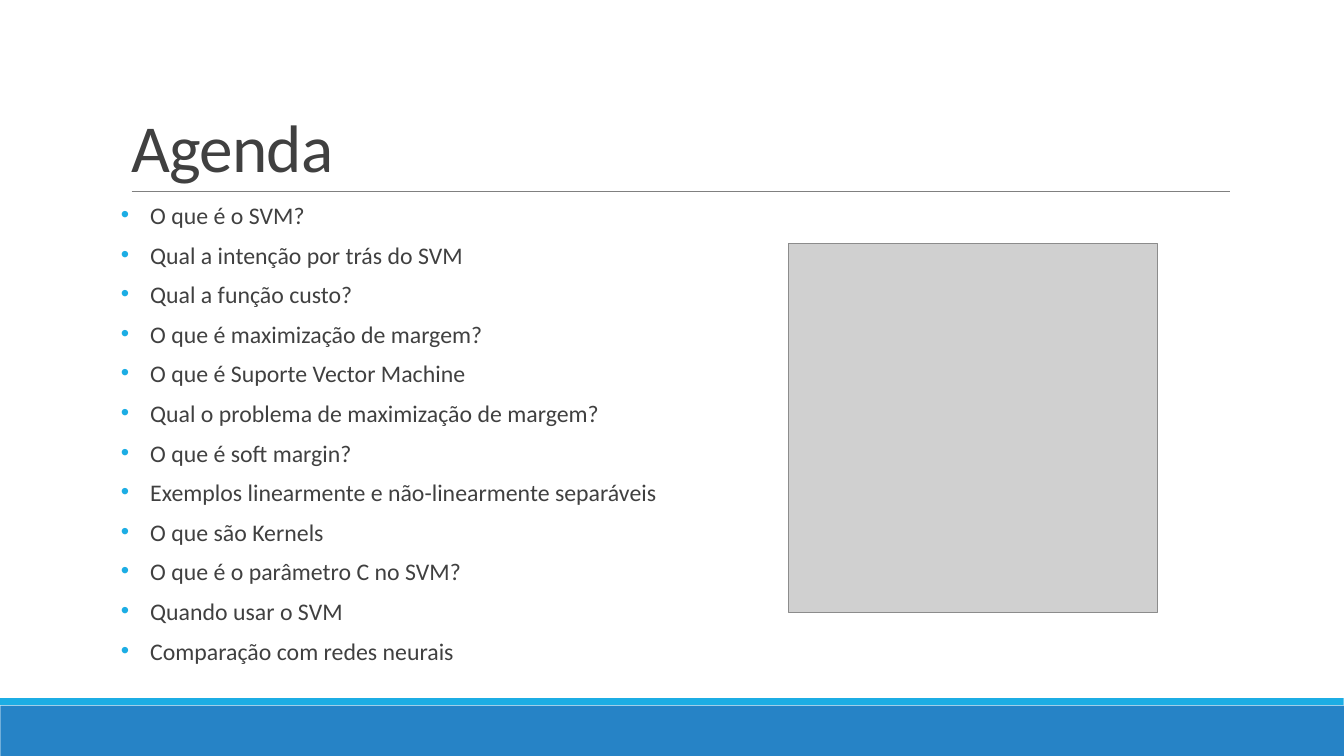
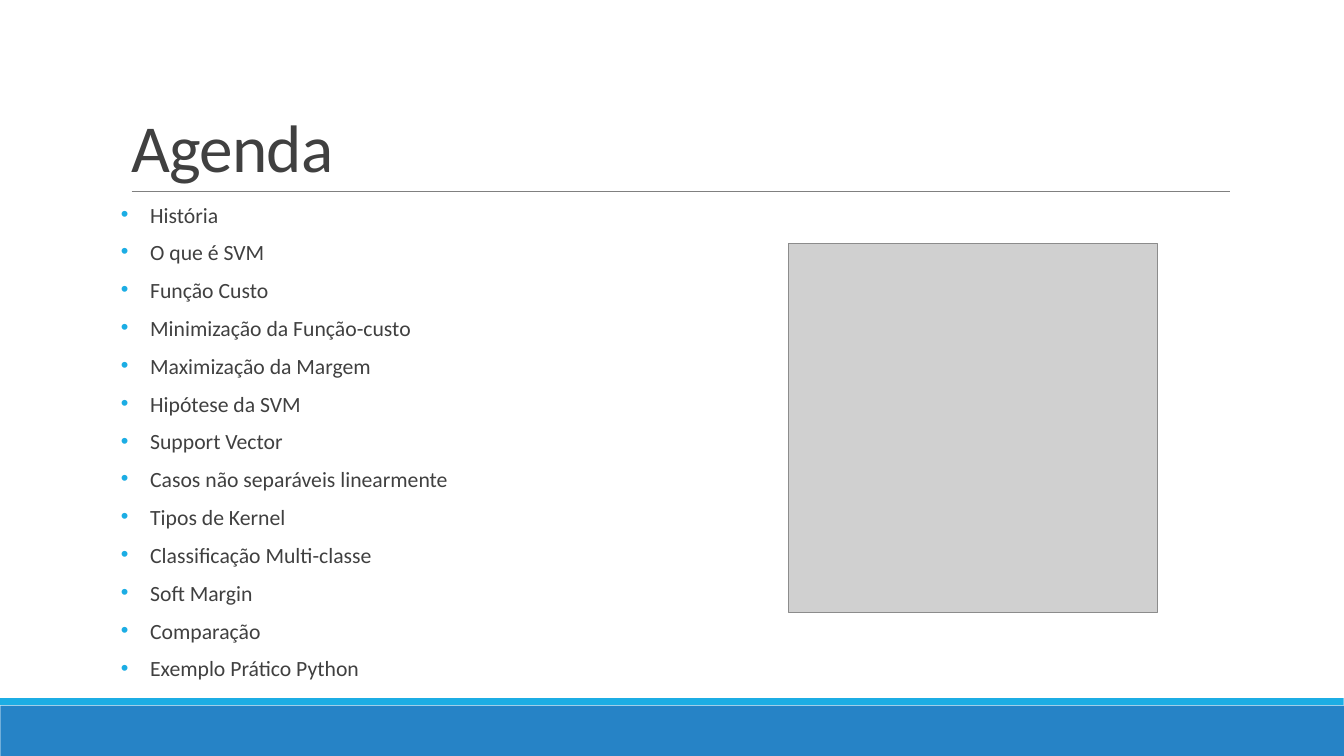
Before and after one commit to mrezende/ml-discipline, a slide deck: slide 2 of presentation/PresentationSVM.pptx. Drawn at 1344x756 pixels with LibreOffice and Linux fonts; fonts in the diff are those of the drawing; grey boxes stand for pictures; background and template pictures are left out. Boxes give left, top, right and bottom in pixels: in the first picture for what was removed or moved away, otherwise in the second. Text is boxed around its words. In the diff, an @@ line names an element or a change of style, - is before the commit and + after.

```diff
--- a/presentation/PresentationSVM.pptx
+++ b/presentation/PresentationSVM.pptx
@@ text at [150, 208, 447, 680]: text changed; size 17 to 15.5 pt @@
-• O que é o SVM?
-• Qual a intenção por trás do SVM
-• Qual a função custo?
-• O que é maximização de margem?
-• O que é Suporte Vector Machine
-• Qual o problema de maximização de margem?
-• O que é soft margin?
-• Exemplos linearmente e não-linearmente separáveis
-• O que são Kernels
-• O que é o parâmetro C no SVM?
-• Quando usar o SVM
-• Comparação com redes neurais
+• História
+• O que é SVM
+• Função Custo
+• Minimização da Função-custo
+• Maximização da Margem
+• Hipótese da SVM
+• Support Vector
+• Casos não separáveis linearmente
+• Tipos de Kernel
+• Classificação Multi-classe
+• Soft Margin
+• Comparação
+• Exemplo Prático Python
```
Also in this commit, not shown: 5 other slides changed, 2 slides added, 7 slides removed, 1 other file.
